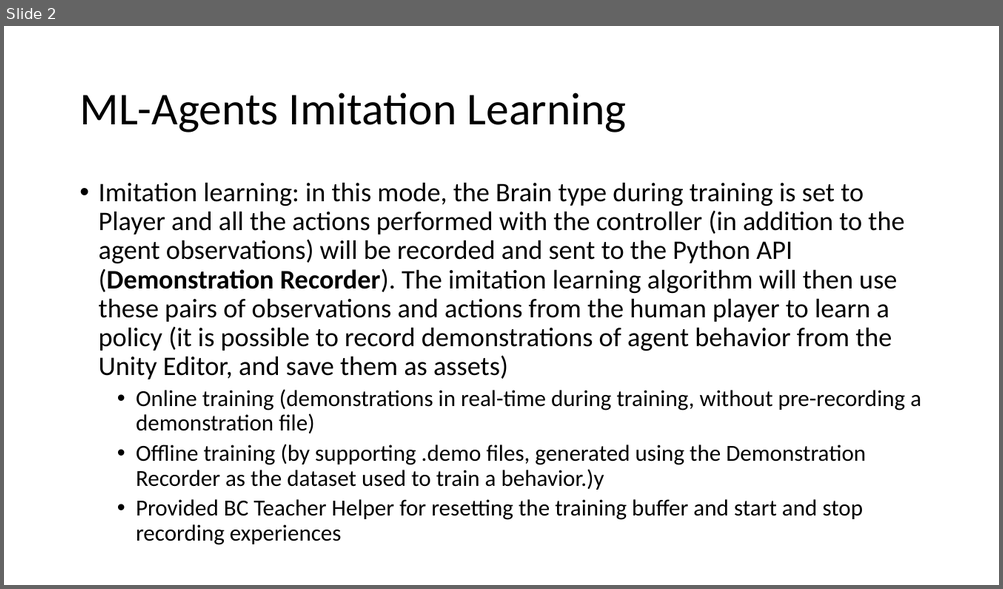
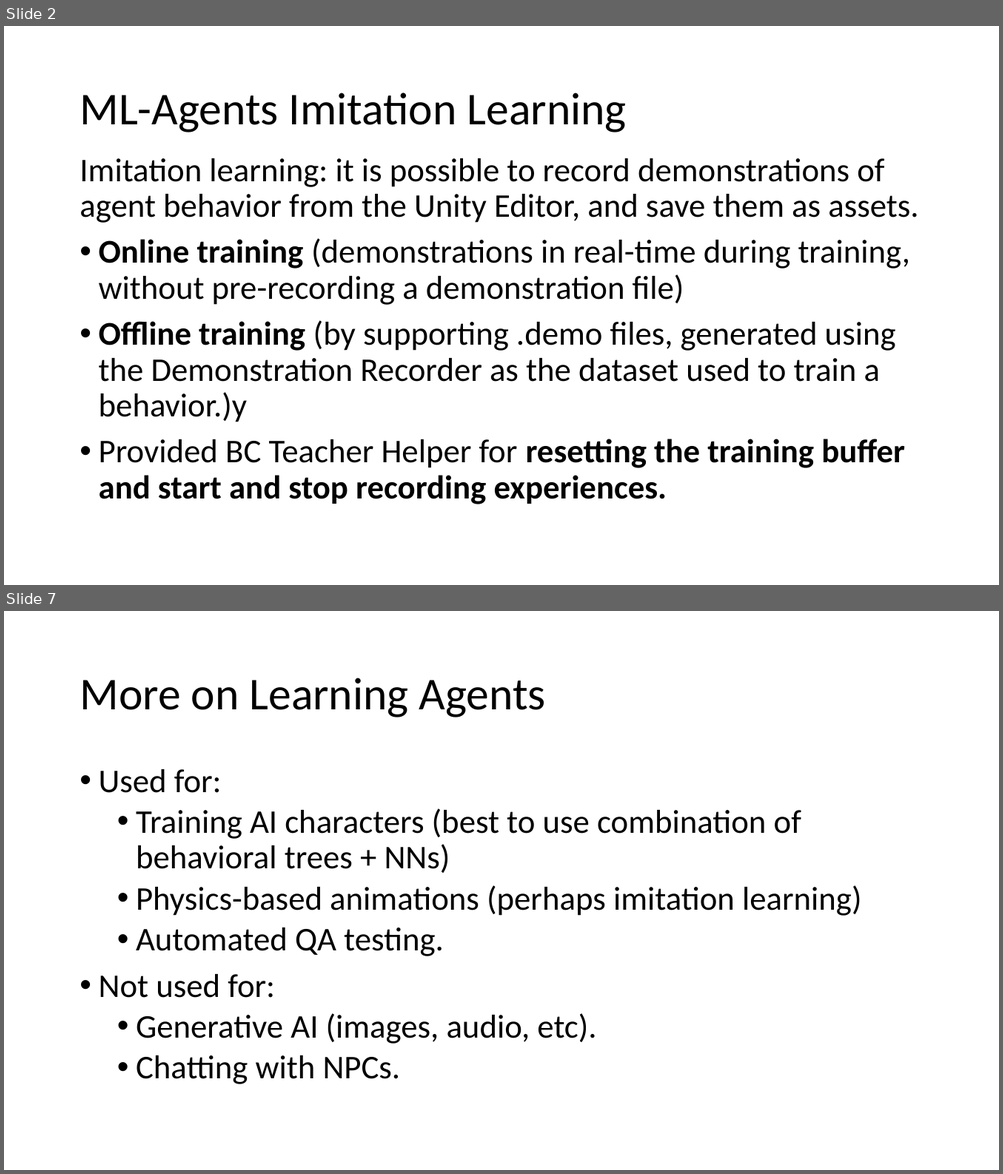
Before and after one commit to ztsv-av/xr_ml, a slide deck: unity-vs-unreal.pptx. Shown one above the other, each under a label of ours: slide 2 before the commit, slides 2 and 7 after it; the slides between them are not shown. The pictures are 1003x589 and 1003x1174 pixels, drawn with LibreOffice and Linux fonts; fonts in the diff are those of the drawing. Boxes give left, top, right and bottom in pixels: in the first picture for what was removed or moved away, otherwise in the second. Text is boxed around its words. In the diff, an @@ line names an element or a change of style, - is before the commit and + after.

```diff
--- a/unity-vs-unreal.pptx
+++ b/unity-vs-unreal.pptx
@@ slide 7 added at (4, 611, 999, 1170), background #FFFFFF @@
@@ title added at (79, 678, 546, 718), 44 pt, text #000000 @@
+More on Learning Agents
@@ text added at (99, 769, 862, 1085), 32 pt, text #000000 @@
+• Used for:
+  • Training AI characters (best to use combination of behavioral trees + NNs)
+  • Physics-based animations (perhaps imitation learning)
+  • Automated QA testing.
+• Not used for:
+  • Generative AI (images, audio, etc).
+  • Chatting with NPCs.
@@ slide 2 changed as well @@
@@ text "Imitation learning: it is possible ...": place and size @@
-text "Imitation learning: it is possible ..." at (99, 182, 921, 545)
+text "Imitation learning: it is possible ..." at (79, 158, 918, 505)
@@ text at (79, 158, 918, 223): text changed; size 25.9 to 32 pt @@
-• Imitation learning: in this mode, the Brain type during training is set to Player and all the actions performed with the controller (in addition to the agent observations) will be recorded and sent to the Python API (Demonstration Recorder). The imitation learning algorithm will then use these pairs of observations and actions from the human player to learn a policy (it is possible to record demonstrations of agent behavior from the Unity Editor, and save them as assets)
+Imitation learning: it is possible to record demonstrations of agent behavior from the Unity Editor, and save them as assets.
@@ text at (99, 238, 910, 423): size 22.2 to 32 pt in "Online training (demonstrations in real-time during training ...", "Offline training (by supporting .demo files, generated ..."; bold on in "Online training", "Offline training"; list level 2 to 1 in "Online training (demonstrations in real-time ..."; list level 2 to 1 in "Offline training (by supporting .demo ..." @@
@@ text at (99, 439, 905, 505): text changed; size 22.2 to 32 pt; bold on @@
-  • Provided BC Teacher Helper for resetting the training buffer and start and stop recording experiences
+• Provided BC Teacher Helper for resetting the training buffer and start and stop recording experiences.
```
Also in this commit, not shown: 4 other slides changed, 5 other slides added.
